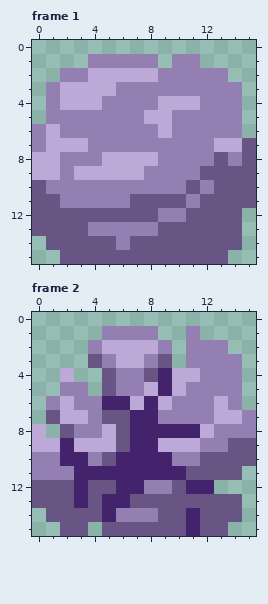
File history of a pixel-art file, res/image/aseprite/rock.aseprite. Above, as it was before the edit.
16x16 pixels, 2 frames. Shown: frame 1, frame 2.
The result:
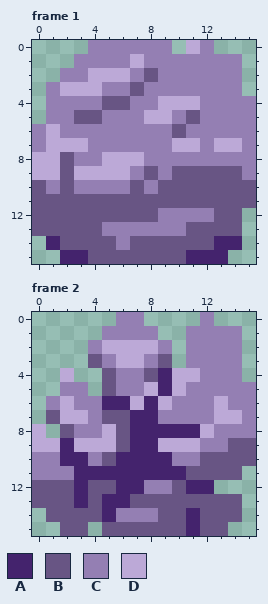
Palette (. is transparent): A #44236d  B #685584  C #947fb3  D #bca9d7
What changed:
Frame 1:
y 0: x 4..9 ...... -> CCCCCC; x 11..12 .. -> DC
y 1: x 3 . -> C; x 7 C -> D; x 9 . -> C; x 12..14 ... -> CCC
y 2: x 7..8 DD -> CB; x 14 . -> C
y 3: x 5 D -> C; x 7 C -> B
y 4: x 2..6 DDDCC -> CCCBB; x 15 . -> C
y 5: x 3..4 CC -> BB; x 11 C -> B; x 15 . -> C
y 6: x 9..10 DC -> CB; x 15 . -> C
y 7: x 10..11 CC -> DD; x 15 B -> C
y 8: x 2 C -> B; x 8 D -> C; x 13 B -> C; x 15 B -> C
y 9: x 2 C -> B; x 7..8 DC -> CB; x 10..11 CC -> BB; x 15 B -> C
y 10: x 2 C -> B; x 7 C -> B; x 9..10 CC -> BB; x 12 C -> B
y 11: x 2..6 CCCCC -> BBBBB; x 11 C -> B
y 12: x 11..12 BB -> CC
y 13: x 4 C -> B; x 9..10 BB -> CC
y 14: x 1 B -> A; x 13..14 BB -> AA
y 15: x 2..3 BB -> AA; x 11..13 BBB -> AAA
Frame 2:
y 0: x 6..7 .. -> CC; x 12 . -> C
y 1: x 12..14 ... -> CCC
y 2: x 14 . -> C
y 5..6: x 15 . -> C
Pixel boxes of the changes (left, top, right, bottom) in both pictures:
changed: (46, 40, 256, 264)
added: (116, 312, 144, 326)
added: (200, 312, 256, 410)
